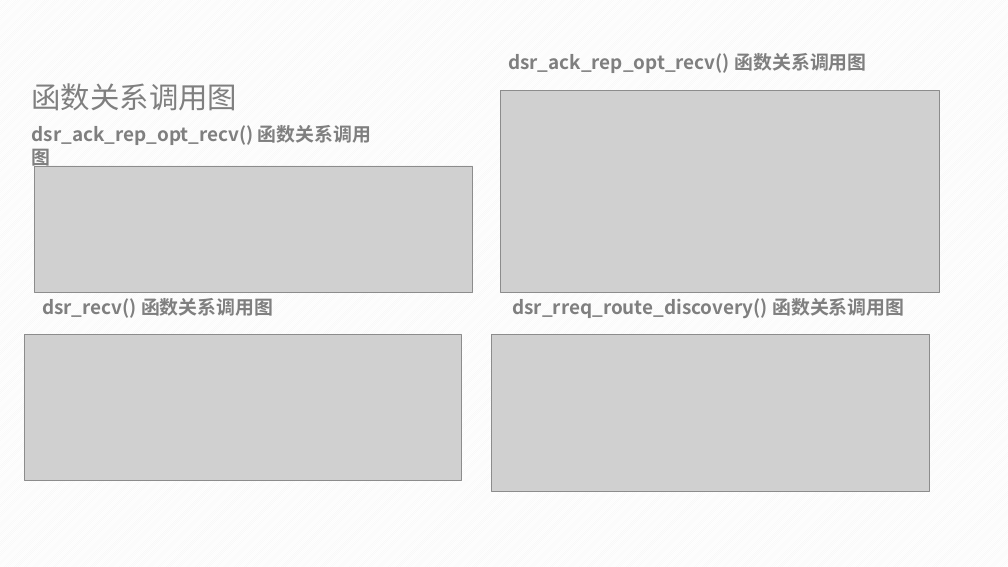
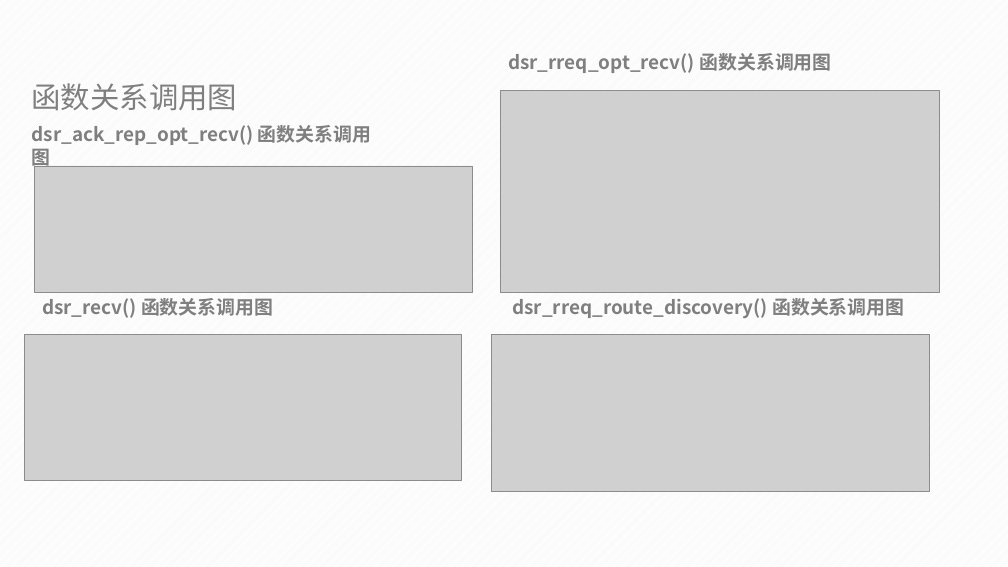
Before and after one commit to Sma-yida/201692204, a slide deck: slide 8 of DSR-uu代码分析.pptx. Drawn at 1008x567 pixels with LibreOffice and Linux fonts; fonts in the diff are those of the drawing; grey boxes stand for pictures. Boxes give left, top, right and bottom in pixels: in the first picture for what was removed or moved away, otherwise in the second. Text is boxed around its words. In the diff, an @@ line names an element or a change of style, - is before the commit and + after.

```diff
--- a/DSR-uu代码分析.pptx
+++ b/DSR-uu代码分析.pptx
@@ text at (508,53,831,73): text changed @@
-dsr_ack_rep_opt_recv() 函数关系调用图
+dsr_rreq_opt_recv() 函数关系调用图
```
Also in this commit, not shown: 14 other slides changed, 5 slides added.
